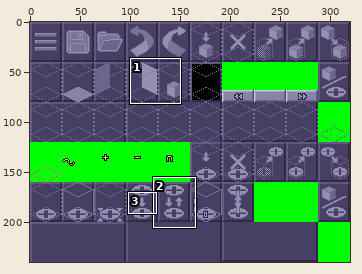
File history of a sprite sheet, bin/standard/xcom1/Resources/Extended/UI/mapeditor_icons.png. Above, an overview of the earlier version with the close-up marked.
Close-up. Before the commit:
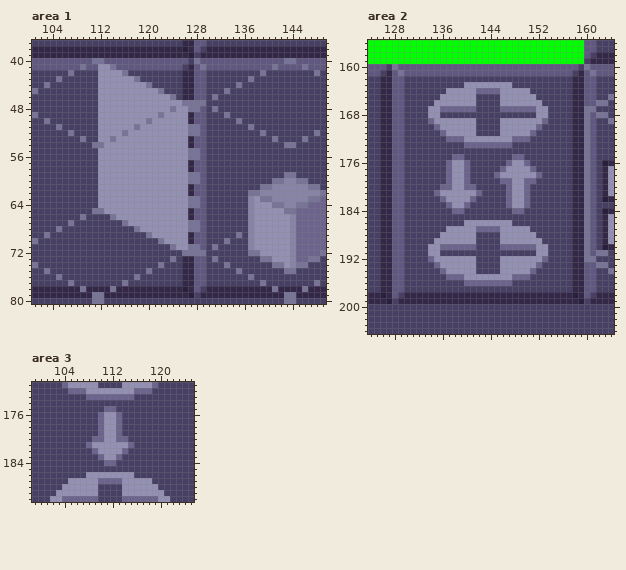
The file is 320x240 pixels. Shown: area 1: x 101..149, y 37..80; area 2: x 124..164, y 156..204; area 3: x 99..125, y 171..190. The commit also changed other parts of the picture, which this record leaves out.
The result:
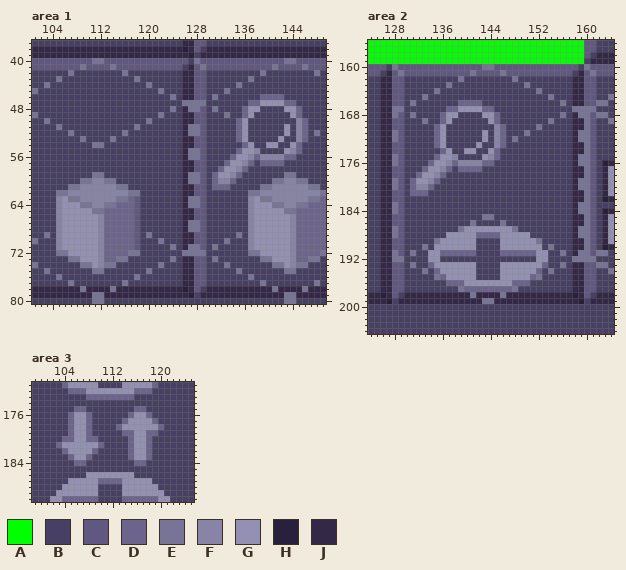
Palette (. is transparent): A #00ff00  B #484064  C #605880  D #6c648c  E #787498  F #8884a8  G #9490b4  H #28203c  J #342848
Change:
Changed rows in their new state; - is an unchanged pixel.
Area 1:
first column x 105:
41 -------CC---------------------------------
42 -------BBBB-------------------------------
43 -------BBBBBB-----------------------------
44 -------BBBBBBBB---------------------------
45 -------BBBBBBBBBB-------------------------
46 -------BBBBBBBBBBBB---------------DDDD----
47 -------BBBBBBBBBBBBBB-----------DDGGGGDD--
48 -------BBBBBBBBBBBB-BJ---------DGG----GGD-
49 -------BBBBBBBBBB-BBBJ---------DG------GD-
50 -------BBBBBBBB-BBBBBJ--------DG--------FD
51 -------BBBBBB-BBBBBBBJ--------DGB-----G-FD
52 -------BBBB-BBBBBBBBBJ--------DG--B---G-FD
53 -------BB-BBBBBBBBBBBJ--------DG----BG--FD
54 --------BBBBBBBBBBBBBJ---------DG--GG-BGD-
55 -------BBBBBBBBBBBBBBJ--------DGGF----GFD-
56 -------BBBBBBBBBBBBBBJ-------DGGFDFFFFDD--
57 -------BBBBBBBBBBBBBBJ------DGGFD-DDDD----
58 -------BBBBBBBBBBBBBBJ-----DGGFD----------
59 ------EEBBBBBBBBBBBBBJ----DGGFD-----------
60 ----EEFFEEBBBBBBBBBBBJ----DFFD------------
61 --EEFFFFFFEEBBBBBBBBBJ----DDD-------------
62 EEFFFFFFFFFFEEBBBBBBBJ--------------------
63 FGEEFFFFFFEEDCBBBBBBBJ--------------------
64 FGGGEEFFEEDDDCBBBBBBBJ--------------------
65 FGGGGG--DDDDDCBBBBBBBJ--------------------
66 FGGGGGGFDDDDDCBBBBBBBJ--------------------
67 FGGGGGGFDDDDDCBBBBBBBJ--------------------
68 FGGGGGGFDDDDDCBBBBBBBJ--------------------
69 FGGGGGGFDDDDDC--BBBBBJ--------------------
70 FGGGGGGFDDDDDC----BBBJ--------------------
71 FGGGGGGFDDDDDC------BJ--------------------
72 EEGGGGGFDDDDEE----------------------------
73 --EEGGGFDDEE------------------------------
74 ----EEGFEE--------------------------------
75 ------EE----------------------------------
Area 2:
first column x 128:
160 ---------------EE---------------
161 -------------E----E-------------
162 -----------E--------E-----------
163 ---------E--BBBBBBBB--E---------
164 -------E-BBBBBBBBBBBBBB-E-------
165 -----E--BBBBBB----BBBBBB--E-----
166 ---E---BBBBDDDD---BBBBBBB---E---
167 EE----BBB--GGGGDD-BBBBBBBB----EE
168 E--E--BBDGG----GGD------BB--E--E
169 -----EBBD-BBBB--GDBBBBBBBBE-----
170 ---------BBBBB---FDBBBBBE-------
171 E------DGBBBBB-G-FDBBBEB-------E
172 E------DGBBBBBB-BFDBEBB--------E
173 -------DG---BBGBBF-B------------
174 --------DG--GG--GD--------------
175 E------DGGFB---GFD--BB---------E
176 E-----DGGFDFFFFDD--BBBB--------E
177 -----DGGF-BD-DD---BBBBBB--------
178 ----DGGFDBBBB----BBBBBBBB-------
179 E--DGGFD-BBBB-----BBBBBB-------E
180 E--DFFD-BBBBBB-----BBBB--------E
181 ---DDD-BBBBBBBB----BBBB---------
182 --------BBBBBB-----BBBB---------
183 E--------BBBB------BBBB--------E
184 E---------BB--------BB---------E
185 ---------------EE---------------
186 ------------BEBBBBEB------------
187 E--------BBE--GGGG--EBB--------E
188 E-------B-----DDDD-----B-------E
189 -------E----------------E-------
190 -----EB-GGGGGG----GGGGGG-BE-----
191 E--E----DDDDDD----DDDDDD----E--E
192 EE----G-BBBBBB----BBBBBB-G----EE
193 ---E--DG----------------GD--E---
194 -----E-DG--------------GD-E-----
195 -------EDGGG--BBBB--GGGDE-------
196 ---------DDDGGGGGGGGDDD---------
197 -----------EDDDDDDDDE-----------
198 -------------E----E-------------
199 ---------------EE---------------
Area 3:
first column x 103:
175 ---DD---BB---DD---
176 --DGGD-BBBB-DGGD--
177 --DGGD-BBBBDGGGGD-
178 --DGGD-BBB-GGGGGGD
179 --DGGD-BBBBDDGGDD-
180 -DDGGD-BBBBBDGGD--
181 DGGGGG-DBBBB-GGD--
182 -DGGGG-BBBBBDGGD--
183 --DGGD-BBBB-DGGD--
184 ---DD---BB---DD---
